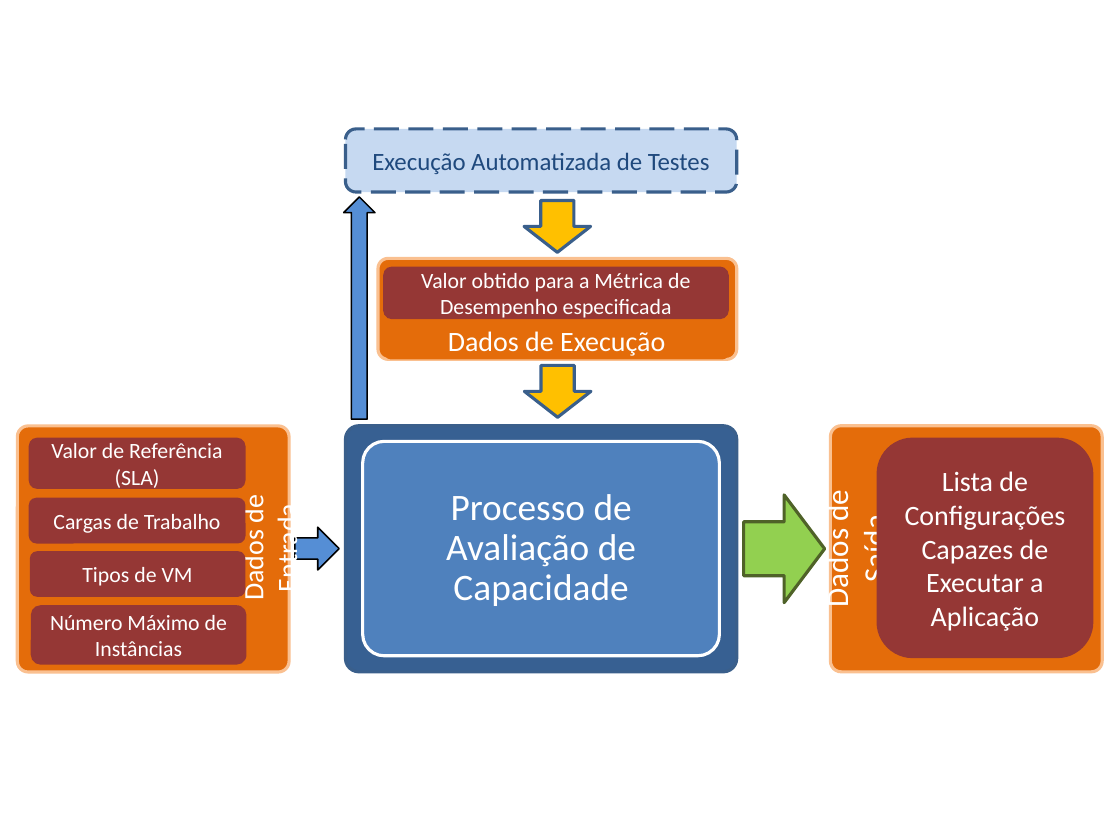
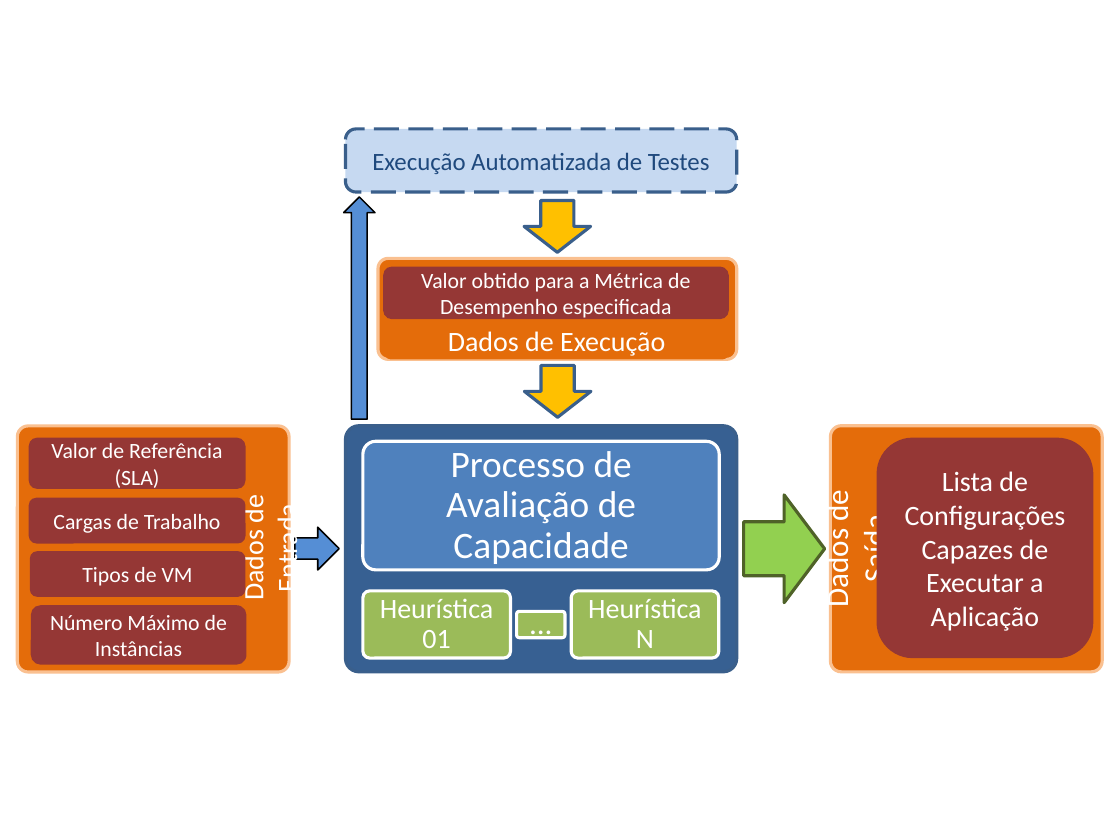
Before and after one commit to marcelocg/Dissertacao, a slide deck: slide 3 of Ilustracoes Dissertacao.pptx. Drawn at 1120x840 pixels with LibreOffice and Linux fonts; fonts in the diff are those of the drawing. Boxes give left, top, right and bottom in pixels: in the first picture for what was removed or moved away, otherwise in the second. Text is boxed around its words. In the diff, an @@ line names an element or a change of style, - is before the commit and + after.

Commit message:
Fonte das ilustracoes do processo

```diff
--- a/Ilustracoes Dissertacao.pptx
+++ b/Ilustracoes Dissertacao.pptx
@@ rounded rectangle resized from (x1=363, y1=441, x2=719, y2=655) to (x1=363, y1=441, x2=719, y2=570) @@
@@ text "Processo de Avaliação de Capacidade" moved from (x1=446, y1=494, x2=636, y2=606) to (x1=446, y1=451, x2=636, y2=564) @@
@@ group added at (x1=363, y1=591, x2=719, y2=659): 3 rounded rectangles, 3 texts @@
+Heurística 01
+...
+Heurística N
```
